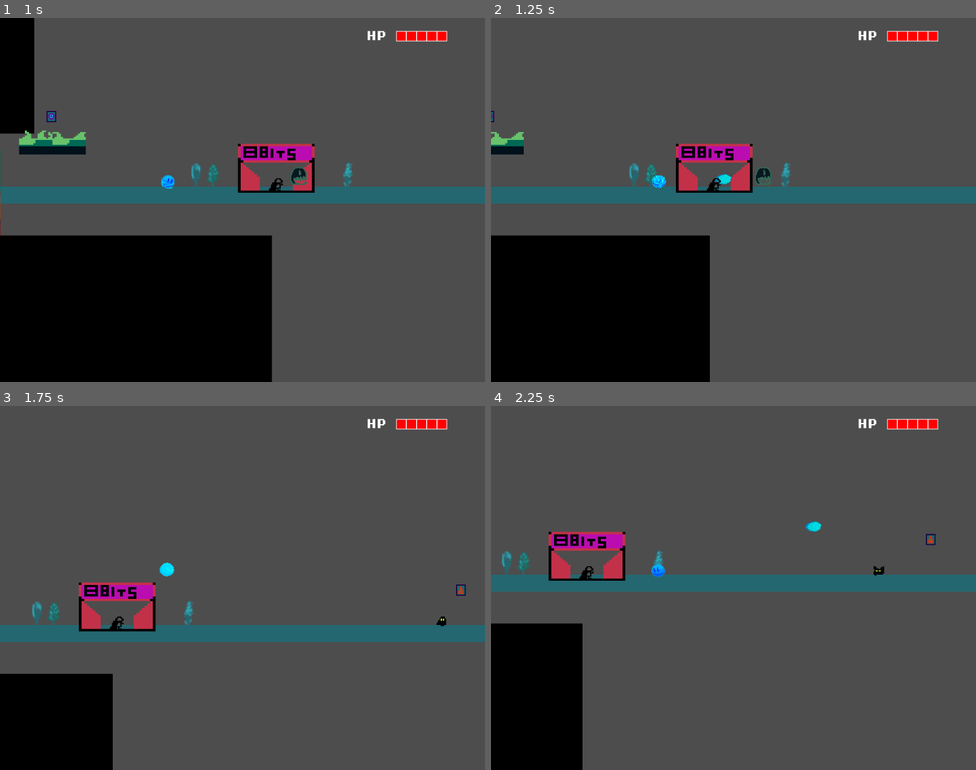
Above: before the commit, frames 1-4 (two rows, left to right).
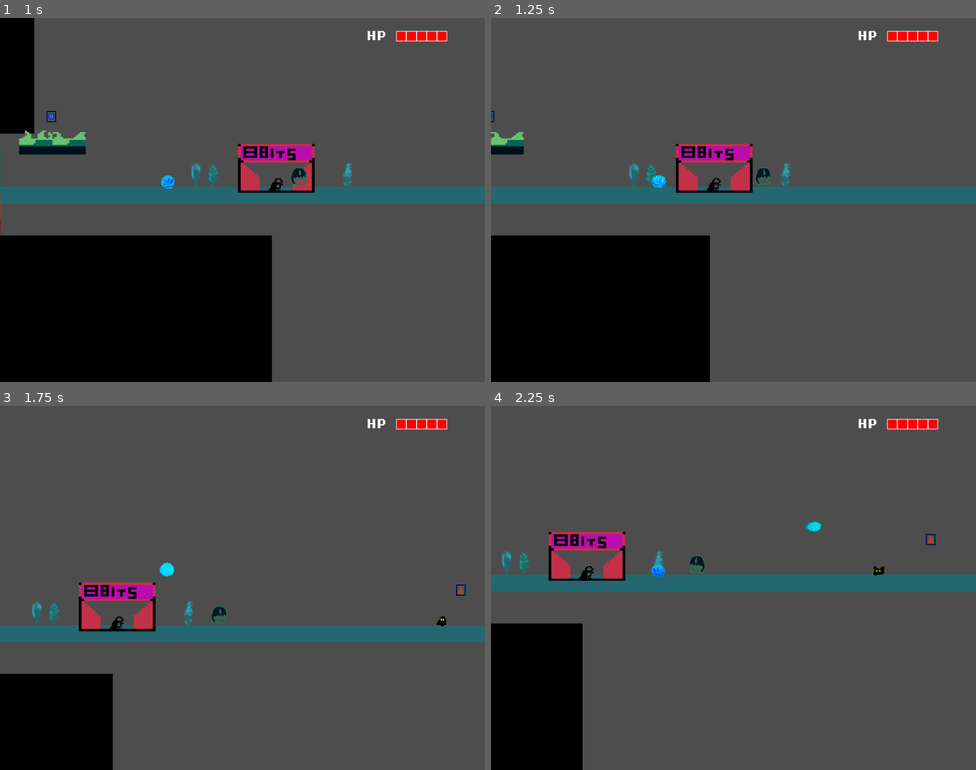
Above: after the commit, the same moments.

Repository: floriancaro/Jame-Gam-June-2024
Game: Godot game, scene res://scenes/main.tscn
The game is run twice, just before and just after one commit, with the same random seed, the same clock (stepped at 60 frames per second) and the same inputs.
Inputs:
- Up to frame 1 (1 s): hold D (move_right) from 0.53 s (still down); hold M (ability) from 0.53 s (still down); tap Space (jump) at 0.77 s
- Up to frame 2 (1.25 s): keep holding D (move_right); keep holding M (ability)
- Up to frame 3 (1.75 s): keep holding D (move_right); release M (ability) at 1.28 s; tap M (ability) at 1.35 s; tap Space (jump) at 1.52 s
- Up to frame 4 (2.25 s): release D (move_right) at 2.03 s; hold A (move_left) from 2.03 s (still down); hold M (ability) from 2.03 s (still down)

Frame 1 is identical in both runs. In frame 2, less than 0.1% of the frame differs, in the area x 46-50%, y 42-46%; in frame 3, 0.1%; in frame 4, 0.1%, in the area x 40-45%, y 40-46%.

Commit message:
update ability timer

Diff:
--- a/scenes/player.tscn
+++ b/scenes/player.tscn
@@ -399,7 +399,6 @@
 bus = &"SFX"
 
 [node name="AbilityTimer" type="Timer" parent="."]
-wait_time = 0.5
 one_shot = true
 
 [node name="AudioDeath" type="AudioStreamPlayer2D" parent="."]
--- a/scripts/player.gd
+++ b/scripts/player.gd
@@ -14,6 +14,7 @@
 @onready var audio_ice = $AudioIce
 @onready var audio_death = $AudioDeath
 @onready var collision_shape = $CollisionShape2D
+@onready var ability_timer = $AbilityTimer
 @onready var death_timer = $DeathTimer
 @onready var jump_timer = $JumpTimer
 @onready var teleport_arrow_up = $TeleportArrowUp
@@ -77,7 +78,7 @@
 		else:
 			activate_ability(teleport_direction)
 
-	if element == "teleport":
+	if element == "teleport" and ability_charged:
 		if Input.is_action_just_released("ability"):
 			teleport_arrow_up.visible = false
 			teleport_arrow_down.visible = false
@@ -189,14 +190,17 @@
 		audio_fire.play()
 		animated_sprite.play("henshi_fire")
 		animated_sprite.material.set_shader_parameter("fire", true)
+		ability_timer.wait_time = 1.5
 	elif element == "ice":
 		audio_ice.play()
 		animated_sprite.play("henshi_ice")
 		animated_sprite.material.set_shader_parameter("ice", true)
+		ability_timer.wait_time = 0.5
 	elif element == "teleport":
 		audio_ice.play()
 		animated_sprite.play("henshi_teleport")
 		animated_sprite.material.set_shader_parameter("teleport", true)
+		ability_timer.wait_time = 2.0
 	in_animation = true
 
 
